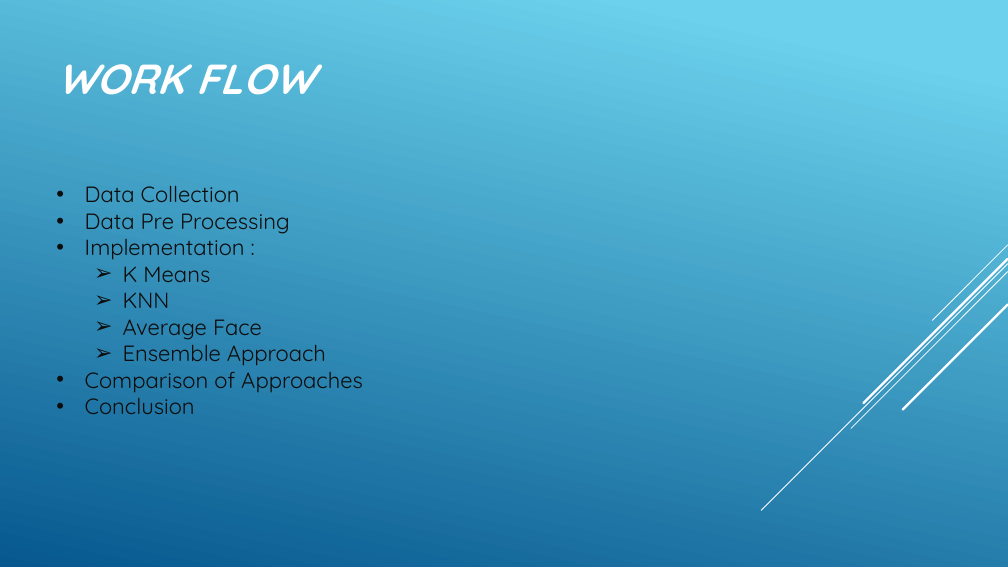
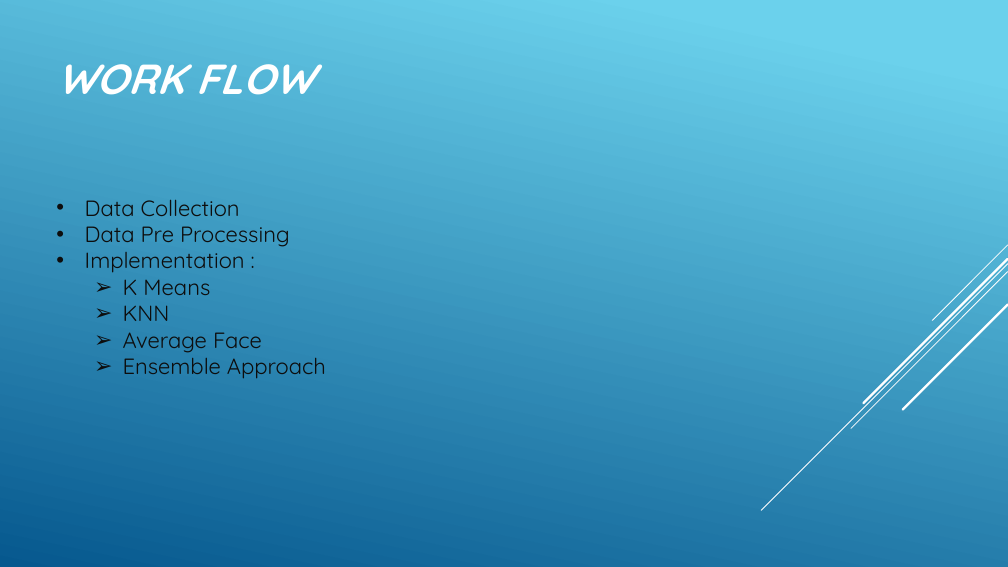
Before and after one commit to chittaranjan-rath/Parallel-Face-Recognition, a slide deck: slide 2 of Parellel_Face_Recognition_New.pptx. Drawn at 1008x567 pixels with LibreOffice and Linux fonts; fonts in the diff are those of the drawing. Boxes give left, top, right and bottom in pixels: in the first picture for what was removed or moved away, otherwise in the second. Text is boxed around its words. In the diff, an @@ line names an element or a change of style, - is before the commit and + after.

```diff
--- a/Parellel_Face_Recognition_New.pptx
+++ b/Parellel_Face_Recognition_New.pptx
@@ text at <box>85,365,363,414</box>: paragraphs removed @@
-• Comparison of Approaches
-• Conclusion
```
Also in this commit, not shown: 2 other slides changed, 3 slides removed.
